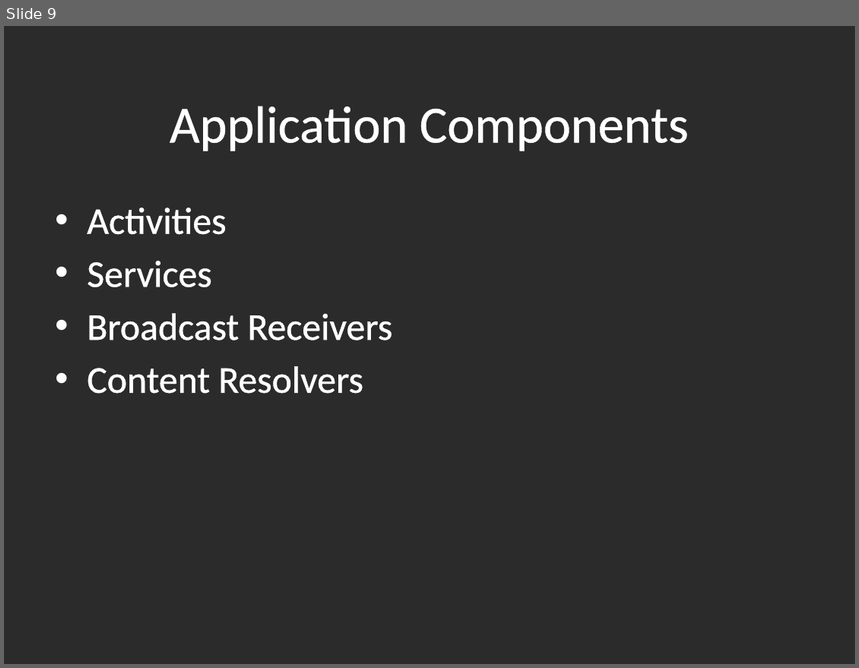
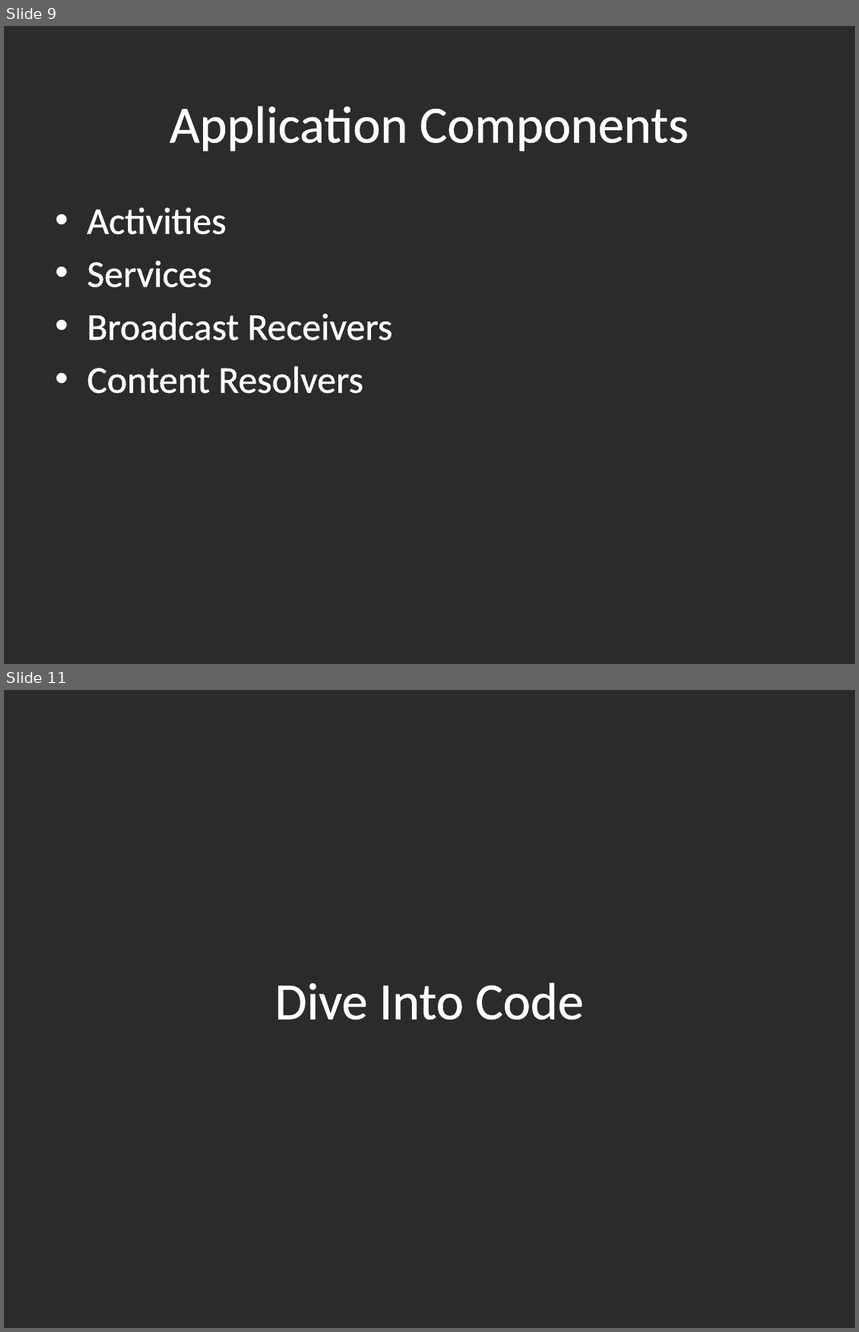
Before and after one commit to drwelden/Android-Presentation, a slide deck: Developing With Android.pptx. Shown one above the other, each under a label of ours: slide 9 before the commit, slides 9 and 11 after it; the slides between them are not shown. The pictures are 859x668 and 859x1332 pixels, drawn with LibreOffice and Linux fonts; fonts in the diff are those of the drawing; background and template pictures are left out; a plain dark background stands for a picture behind light text. Boxes give left, top, right and bottom in pixels: in the first picture for what was removed or moved away, otherwise in the second. Text is boxed around its words. In the diff, an @@ line names an element or a change of style, - is before the commit and + after.

```diff
--- a/Developing With Android.pptx
+++ b/Developing With Android.pptx
@@ slide 11 added at box(4, 690, 855, 1328), background picture (left out) @@
@@ title added at box(275, 983, 583, 1020), 44 pt, text #FFFFFF @@
+Dive Into Code
```
Also in this commit, not shown: 3 other slides added, 1 slide removed.
